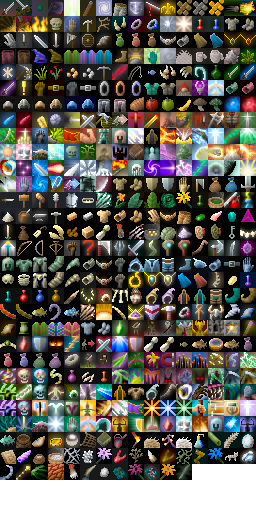
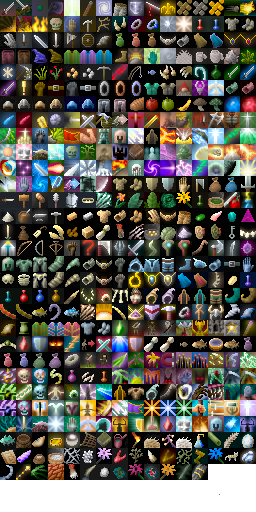
Revision of a layered 256 x 512 image; what changed, layer by layer:
painted on "Background" over [192, 464, 220, 495]
painted on "shade" over [192, 464, 208, 480]
